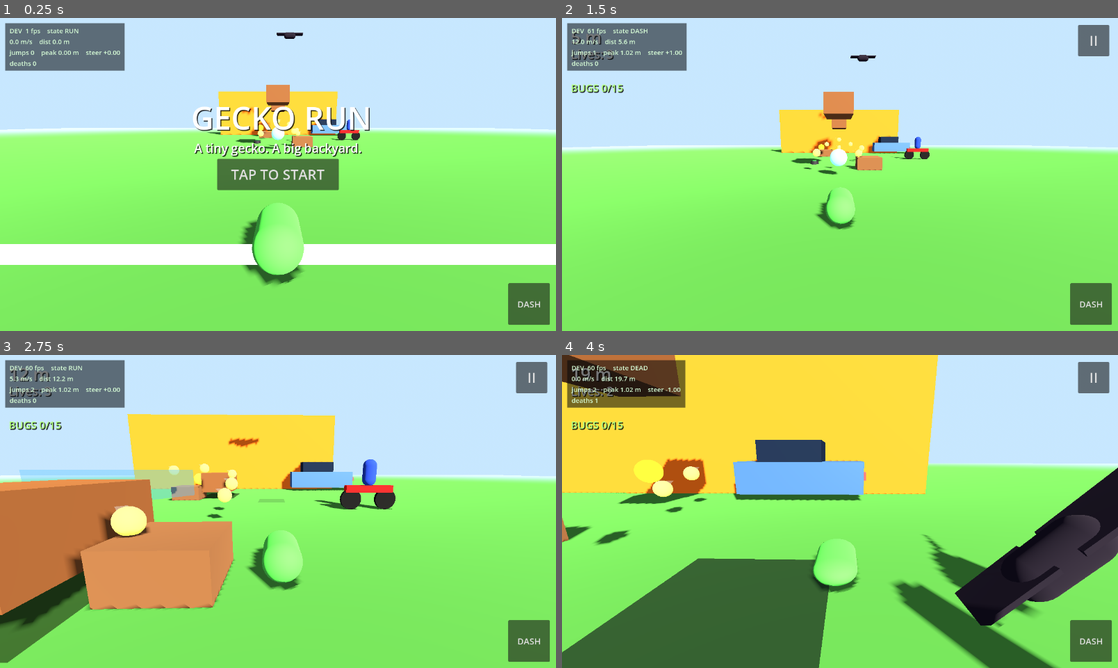
Above: before the commit, frames 1-4 (two rows, left to right).
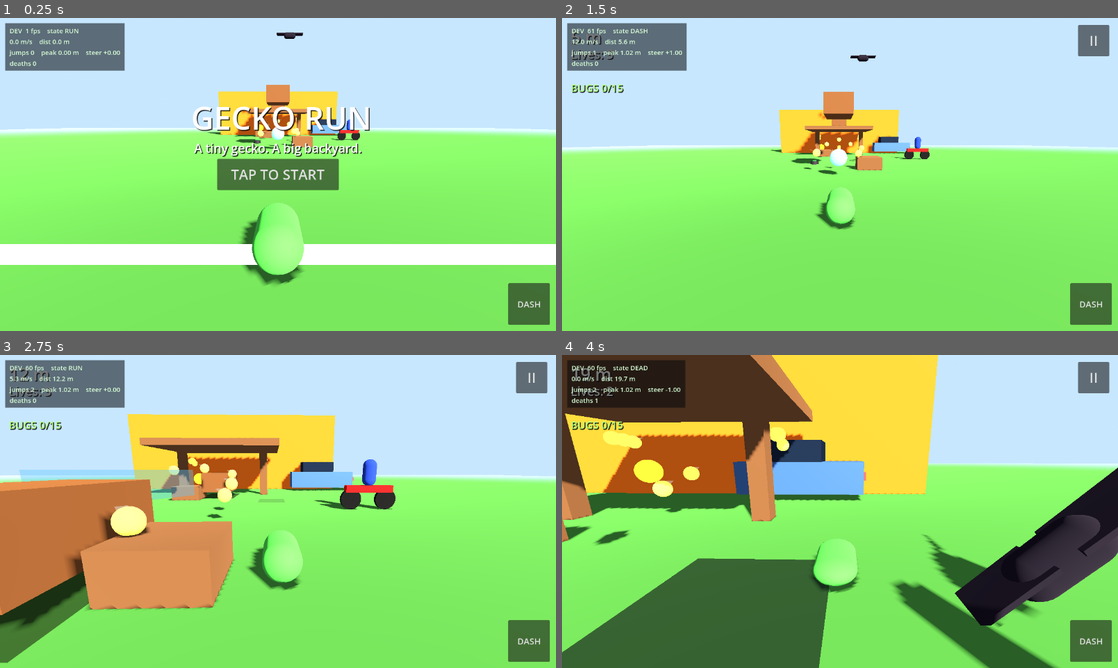
Above: after the commit, the same moments.

Repository: g-shankar/Gecko-run
Game: Godot game, scene res://scenes/main.tscn
Two runs of this game, one before a commit and one after it. Both use one fixed random seed, a clock stepped at 60 frames per second and the inputs below.
Inputs (mouse positions are in pixels of both pictures, inside the frame that each line leads up to):
- Up to frame 1 (0.25 s): no input
- Up to frame 2 (1.5 s): click "TAP TO START" at 0.5 s; move the mouse to (962, 158) at 1.27 s; hold D (steer_right) from 1.28 s (still down); tap Shift (dash) at 1.35 s; click (962, 158) at 1.42 s
- Up to frame 3 (2.75 s): tap Space (jump) at 1.52, 1.82 s; release D (steer_right) at 2 s; drag from (166, 527) to (250, 574) at 2.02 s
- Up to frame 4 (4 s): move the mouse to (895, 442) at 2.77 s; hold D (steer_right) 2.78-3.5 s; tap Shift (dash) at 2.85 s; drag from (812, 574) to (673, 464) at 3.52 s

The runs differ from the first frame. In frame 1, 0.5% of the frame differs, in the area x 42-56%, y 29-38%; in frame 2, 0.8%; in frame 3, 2.5%; in frame 4, 15%, in the area x 0-46%, y 0-54%.

Commit message:
P20: ceiling routes — pergola, wall-to-ceiling transition, ceiling bug trails

Diff:
--- a/scripts/player/gecko_controller.gd
+++ b/scripts/player/gecko_controller.gd
@@ -218,12 +218,12 @@
 	match state:
 		MoveState.RUN, MoveState.AIR:
 			_apply_run_movement(delta)
-		MoveState.ADHERE_WALL:
+		MoveState.ADHERE_WALL, MoveState.ADHERE_CEILING:
 			_apply_adhere_movement(delta)
 		MoveState.DASH:
 			_apply_dash_movement(delta)
 		_:
-			pass # ADHERE_CEILING, STUNNED, DEAD arrive in later prompts.
+			pass # STUNNED, DEAD arrive in later prompts.
 	move_and_slide()
 	# Track jump peak for the dev HUD: highest point above jump start.
 	if stat_jumps > 0 and not is_on_floor():
@@ -289,8 +289,12 @@
 ## P5: while adhered, just stick. P6: remap controls to the wall — "forward"
 ## (auto) climbs the surface, steering moves across it. A gentle press into
 ## the surface keeps it counting as floor. If the surface ends, let go.
+## P20: while on a wall, also watch for a climbable ceiling overhead —
+## grabbing the pergola slab's underside is the gecko fantasy.
 func _apply_adhere_movement(delta: float) -> void:
 	_adhere_grace -= delta
+	if state == MoveState.ADHERE_WALL and _try_ceiling_transition():
+		return
 	if _adhere_grace <= 0.0 and not is_on_floor():
 		_detach_from_wall()
 		return
@@ -304,6 +308,53 @@
 	velocity = (up_wall * wall_run_speed
 		+ across * steer_input * steer_speed
 		- wall_normal * adhere_press_speed)
+
+
+## P20: stick to a ceiling (pergola slab underside). Same trick as walls:
+## point up_direction at the surface normal — here that's DOWN, so the
+## gecko hangs upside-down and the ceiling counts as floor.
+func _attach_to_ceiling(normal: Vector3) -> void:
+	state = MoveState.ADHERE_CEILING
+	stat_state = "ADHERE_CEILING"
+	wall_normal = normal.normalized()
+	up_direction = wall_normal
+	_adhere_grace = adhere_grace_time
+	# Keep the current heading, projected onto the ceiling plane. If the
+	# heading was straight up the wall (degenerate), fall back to down-track.
+	var fwd: Vector3 = -global_transform.basis.z
+	fwd = fwd - wall_normal * fwd.dot(wall_normal)
+	if fwd.length() < 0.05:
+		fwd = Vector3(0, 0, -1) - wall_normal * Vector3(0, 0, -1).dot(wall_normal)
+	if fwd.length() < 0.05:
+		fwd = Vector3(1, 0, 0) - wall_normal * Vector3(1, 0, 0).dot(wall_normal)
+	fwd = fwd.normalized()
+	var z_axis: Vector3 = -fwd
+	var x_axis: Vector3 = wall_normal.cross(z_axis).normalized()
+	global_transform.basis = Basis(x_axis, wall_normal, z_axis).orthonormalized()
+	velocity = -wall_normal * adhere_press_speed # Press UP into the ceiling.
+
+
+## P20: while wall-running, cast up-the-surface for a climbable ceiling.
+## The pergola posts are 2.4 m tall and meet the slab — climbing into it
+## feels like the gecko found a secret highway.
+func _try_ceiling_transition() -> bool:
+	var up_surface: Vector3 = -global_transform.basis.z
+	var space := get_world_3d().direct_space_state
+	var query := PhysicsRayQueryParameters3D.create(
+		global_position + up_surface * 0.2,
+		global_position + up_surface * 1.5)
+	query.exclude = [get_rid()]
+	var hit: Dictionary = space.intersect_ray(query)
+	if hit.is_empty():
+		return false
+	var collider: Object = hit.get("collider")
+	if not (collider is Node and (collider as Node).is_in_group("climbable")):
+		return false
+	var n: Vector3 = hit.get("normal")
+	if n.y > -0.5: # Walls are y≈0, floors y≈+1 — we want ceiling-like (y≈-1).
+		return false
+	_attach_to_ceiling(n)
+	return true
 
 
 ## Any exit from the wall restores world-up so gravity and floor detection
@@ -466,6 +517,13 @@
 		up_direction = Vector3.UP
 		_adhere_cooldown = adhere_cooldown
 		_kick_timer = 0.35
+	elif state == MoveState.ADHERE_CEILING:
+		# P20: dropping off the ceiling. Small downward push, keep some
+		# horizontal momentum, fall back to the ground.
+		_reset_upright_basis()
+		up_direction = Vector3.UP
+		_adhere_cooldown = adhere_cooldown
+		velocity = Vector3(velocity.x * 0.3, -2.0, velocity.z * 0.3)
 	else:
 		velocity.y = jump_velocity
 	_buffer_timer = 0.0 # Consume both so one press = one jump.
--- a/scripts/systems/level.gd
+++ b/scripts/systems/level.gd
@@ -29,6 +29,11 @@
 	"bug": "Bug",
 }
 
+## P20: the pergola — the gecko-fantasy ceiling route. Two climbable posts
+## hold a climbable slab; wall-running to a post top transitions onto the
+## slab's underside (see gecko_controller._try_ceiling_transition).
+const PERGOLA_Z := -16.0
+
 @export var level_data: Resource ## A LevelData (level_data.gd). Null = default route.
 
 var spawned: Array[Node3D] = [] ## Every hazard/pickup this level created.
@@ -42,6 +47,44 @@
 	_build_start_line()
 	for spawn in (level_data.get("spawns") as Array):
 		_spawn_hazard(spawn)
+	_build_ceiling_route() ## P20: pergola with the climbable ceiling.
+
+
+## P20: build the pergola — posts you climb, a slab underside you run on.
+func _build_ceiling_route() -> void:
+	var pergola := Node3D.new()
+	pergola.name = "Pergola"
+	add_child(pergola)
+	var wood := StandardMaterial3D.new()
+	wood.albedo_color = Color(0.45, 0.3, 0.18)
+	wood.roughness = 0.9
+	pergola.add_child(_make_climbable_box(
+		Vector3(0.4, 2.4, 0.4), Vector3(-2.2, 1.2, PERGOLA_Z), wood, "PergolaPostL"))
+	pergola.add_child(_make_climbable_box(
+		Vector3(0.4, 2.4, 0.4), Vector3(2.2, 1.2, PERGOLA_Z), wood, "PergolaPostR"))
+	pergola.add_child(_make_climbable_box(
+		Vector3(6.0, 0.3, 5.0), Vector3(0, 2.55, PERGOLA_Z), wood, "PergolaTop"))
+
+
+## P20: a climbable StaticBody3D box (collision + mesh). The "climbable"
+## group is what the gecko's feeler rays look for.
+func _make_climbable_box(size: Vector3, pos: Vector3, mat: Material, box_name: String) -> StaticBody3D:
+	var body := StaticBody3D.new()
+	body.name = box_name
+	body.add_to_group("climbable")
+	body.position = pos
+	var shape := CollisionShape3D.new()
+	var box := BoxShape3D.new()
+	box.size = size
+	shape.shape = box
+	body.add_child(shape)
+	var mesh := MeshInstance3D.new()
+	var bm := BoxMesh.new()
+	bm.size = size
+	bm.material = mat
+	mesh.mesh = bm
+	body.add_child(mesh)
+	return body
 
 
 func _spawn_hazard(spawn: Dictionary) -> void:
--- a/scripts/systems/level_data.gd
+++ b/scripts/systems/level_data.gd
@@ -34,6 +34,12 @@
 	{ "type": "footstep", "pos": Vector3(0, 0, -15) },
 	{ "type": "bug", "pos": Vector3(0, 0.8, -16) },
 	{ "type": "bug", "pos": Vector3(0, 0.8, -17) },
+	{ "type": "bug", "pos": Vector3(2.2, 1.8, -17.3) },
+	{ "type": "bug", "pos": Vector3(-2.2, 1.8, -17.3) },
+	{ "type": "bug", "pos": Vector3(2.2, 1.8, -17.6) },
+	{ "type": "bug", "pos": Vector3(-2.2, 1.8, -17.6) },
+	{ "type": "bug", "pos": Vector3(2.2, 1.8, -17.9) },
+	{ "type": "bug", "pos": Vector3(-2.2, 1.8, -17.9) },
 	{ "type": "speed", "pos": Vector3(-2.0, 0, -18) },
 	{ "type": "car", "pos": Vector3(6, 0, -19) },
 ]
--- /dev/null
+++ b/tests/test_p20.gd
@@ -0,0 +1,103 @@
+extends SceneTree
+## Gecko Run — P20 tests: ceiling routes (the gecko fantasy).
+##
+## 1. Level builds the pergola: two posts + a slab, all climbable.
+## 2. Gecko can adhere to the ceiling (up_direction flips to DOWN).
+## 3. Gecko moves along the ceiling.
+## 4. Past the slab end it detaches and lands back on the ground cleanly.
+## 5. Wall-running into the slab transitions onto the ceiling.
+## 6. LevelData carries a bug trail under the slab (risk-reward).
+
+var _pass := 0
+var _fail := 0
+
+
+func check(cond: bool, label: String) -> void:
+	if cond:
+		_pass += 1
+		print("PASS: ", label)
+	else:
+		_fail += 1
+		print("FAIL: ", label)
+
+
+func _initialize() -> void:
+	var packed: PackedScene = load("res://scenes/main.tscn")
+	if packed == null:
+		_fail += 1
+		print("FAIL: main.tscn failed to load")
+		quit(1)
+		return
+	var main: Node = packed.instantiate()
+	root.add_child(main)
+	# P13 pattern: drop the autoload so the gecko runs without READY gating.
+	var auto: Node = root.get_node_or_null("GameState")
+	if auto != null:
+		auto.queue_free()
+	for i in 32:
+		await process_frame
+
+	var level: Node3D = main.get_node("Level")
+	var gecko: CharacterBody3D = main.get_node("Gecko")
+	gecko.set("run_speed", 0.0) # Stay put; we place the gecko by hand.
+
+	# --- 1: pergola ---
+	var pergola: Node3D = level.get_node_or_null("Pergola")
+	check(pergola != null, "Pergola built under Level")
+	var top: Node3D = null
+	if pergola != null:
+		top = pergola.get_node_or_null("PergolaTop")
+		check(top != null, "PergolaTop slab exists")
+		check(top != null and top.is_in_group("climbable"),
+			"slab is climbable")
+		check(pergola.get_node_or_null("PergolaPostL") != null
+			and pergola.get_node_or_null("PergolaPostR") != null,
+			"both climbable posts exist")
+
+	# --- 2: adhere to ceiling ---
+	gecko.global_position = Vector3(2.2, 2.0, -16.0)
+	gecko.set("velocity", Vector3.ZERO)
+	gecko.call("_attach_to_ceiling", Vector3(0, -1, 0))
+	check(int(gecko.get("state")) == 3, "gecko enters ADHERE_CEILING")
+	check((gecko.get("up_direction") as Vector3).distance_to(Vector3(0, -1, 0)) < 0.01,
+		"up_direction flips to DOWN on the ceiling")
+
+	# --- 3: move along the ceiling ---
+	var p0: Vector3 = gecko.global_position
+	for i in 30:
+		await process_frame
+	var moved: float = (gecko.global_position - p0).length()
+	check(moved > 0.5, "gecko travels along the ceiling (%.2f m)" % moved)
+	check(int(gecko.get("state")) == 3, "still adhered mid-slab")
+
+	# --- 4: past the slab end -> detach -> land cleanly ---
+	gecko.global_position = Vector3(2.2, 2.4, -30.0) # open air past the fence
+	gecko.set("_adhere_grace", 0.0)
+	for i in 180:
+		await process_frame
+		if gecko.get("up_direction") == Vector3.UP and (gecko as CharacterBody3D).is_on_floor():
+			break
+	check((gecko.get("up_direction") as Vector3) == Vector3.UP,
+		"up_direction restored after leaving the ceiling")
+	check((gecko as CharacterBody3D).is_on_floor(), "gecko lands on the ground")
+	check(gecko.global_position.y < 0.5, "landed at ground height (y=%.2f)" % gecko.global_position.y)
+
+	# --- 5: wall -> ceiling transition ---
+	gecko.global_position = Vector3(2.2, 1.5, -15.2) # in front of PergolaPostR
+	gecko.set("velocity", Vector3.ZERO)
+	gecko.call("_attach_to_wall", Vector3(0, 0, 1))
+	gecko.set("_adhere_grace", 0.0)
+	for i in 10:
+		await process_frame
+	check(int(gecko.get("state")) == 3,
+		"wall-running under the slab transitions to the ceiling")
+
+	# --- 6: ceiling bug trail in the data ---
+	var ceiling_bugs := 0
+	for spawn in (level.get("level_data").get("spawns") as Array):
+		if String(spawn["type"]) == "bug" and absf((spawn["pos"] as Vector3).y - 1.8) < 0.01:
+			ceiling_bugs += 1
+	check(ceiling_bugs >= 4, "bug trail under the slab (%d bugs)" % ceiling_bugs)
+
+	print("--- P20: %d passed, %d failed ---" % [_pass, _fail])
+	quit(_fail)
